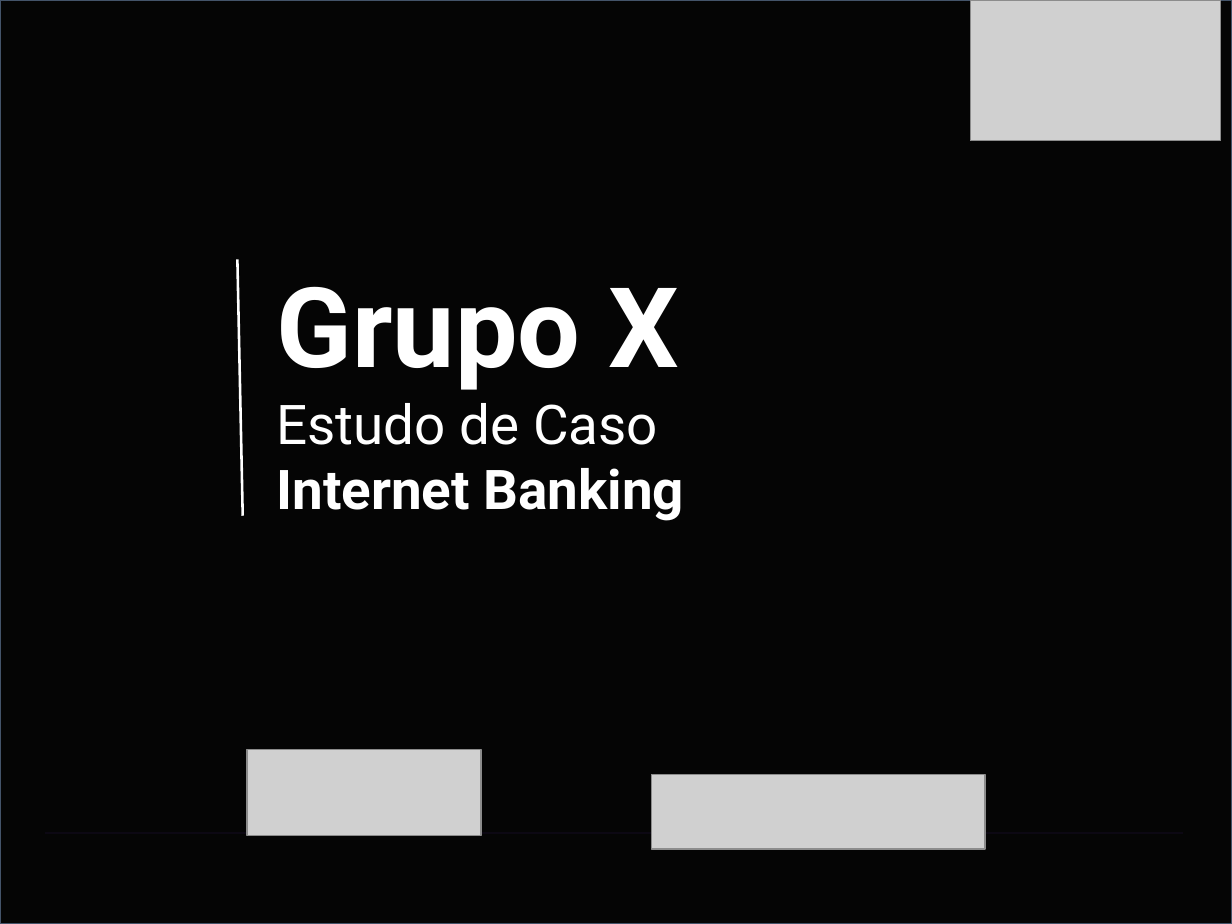
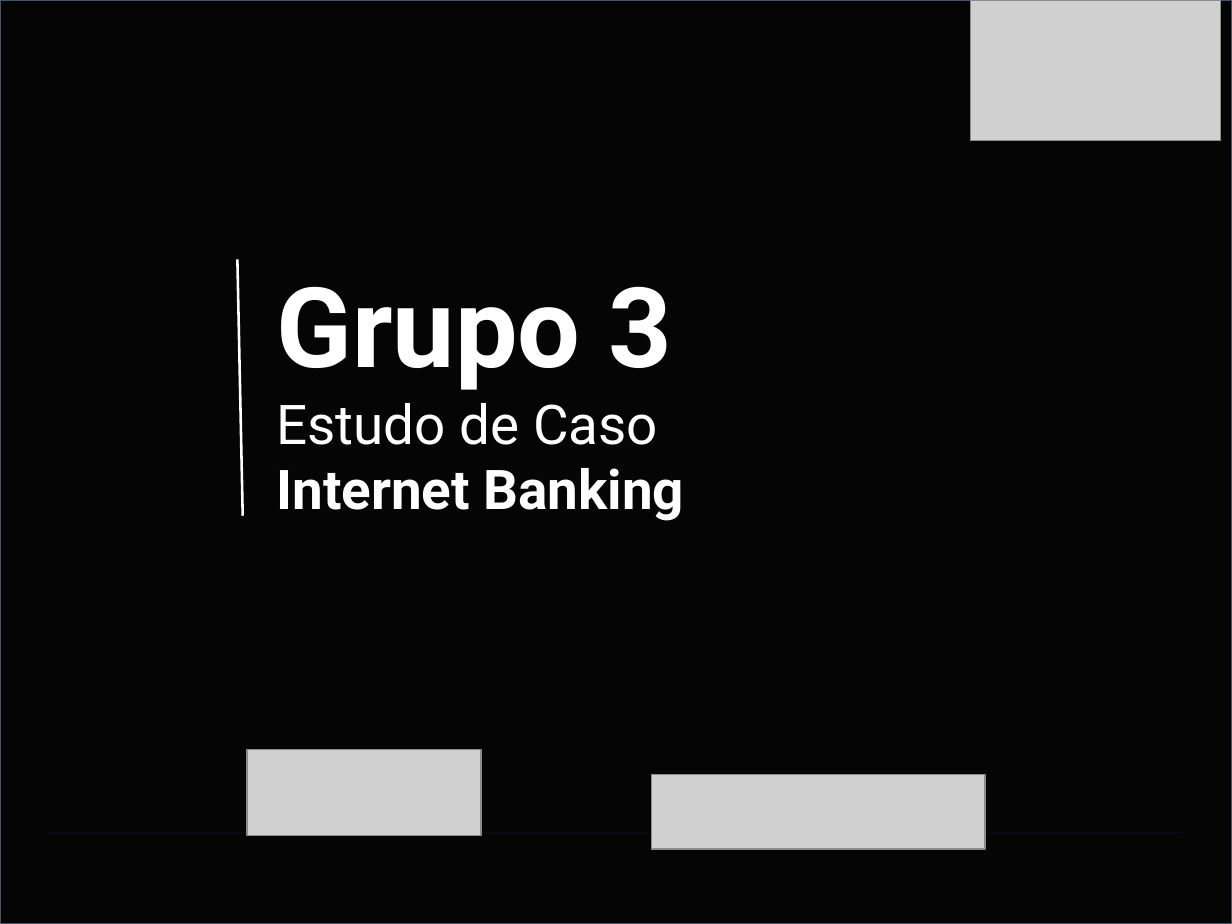
Before and after one commit to felipenasr/internet-banking-client, a slide deck: slide 1 of _assets/Estudo de Caso - Modelo Apresentação Pitch.pptx. Drawn at 1232x924 pixels with LibreOffice and Linux fonts; fonts in the diff are those of the drawing; grey boxes stand for pictures; background and template pictures are left out; a plain dark background stands for a picture behind light text. Boxes give left, top, right and bottom in pixels: in the first picture for what was removed or moved away, otherwise in the second. Text is boxed around its words. In the diff, an @@ line names an element or a change of style, - is before the commit and + after.

```diff
--- a/_assets/Estudo de Caso - Modelo Apresentação Pitch.pptx
+++ b/_assets/Estudo de Caso - Modelo Apresentação Pitch.pptx
@@ text at <box>277,286,672,390</box>: text changed @@
-  Grupo X
+  Grupo 3
```
Also in this commit, not shown: 3 slides added, 1 other file.
